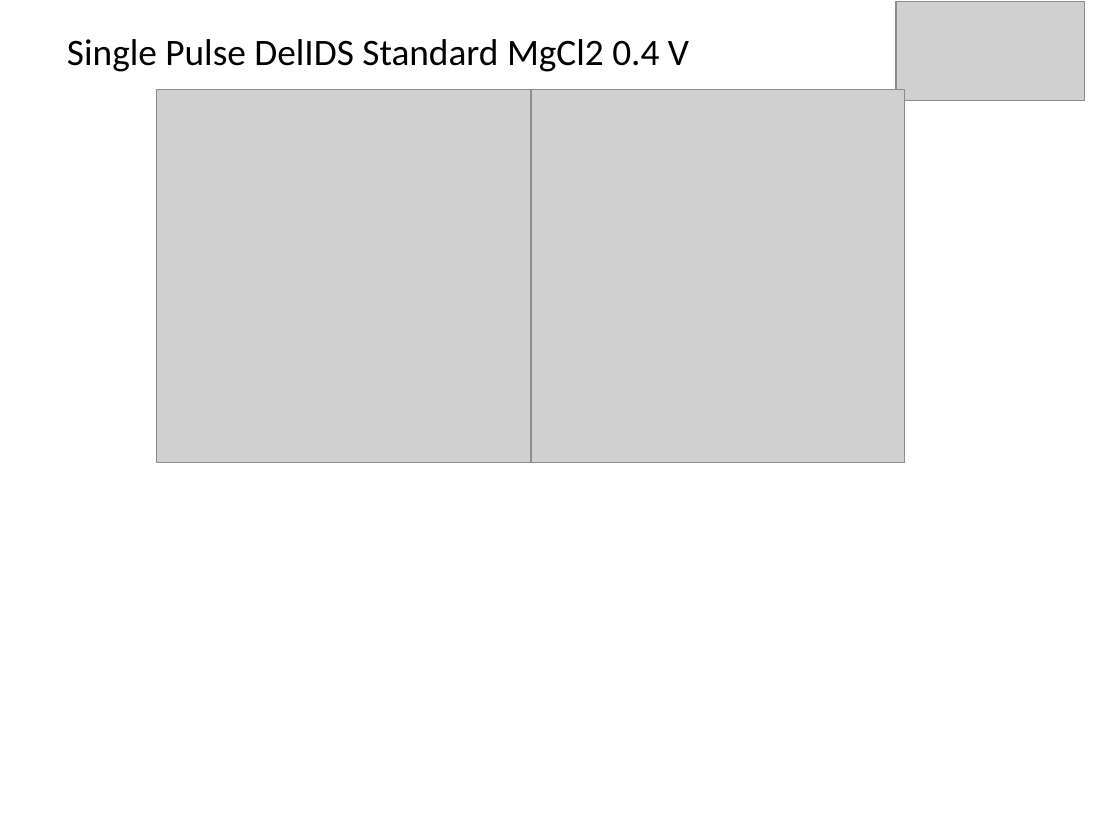
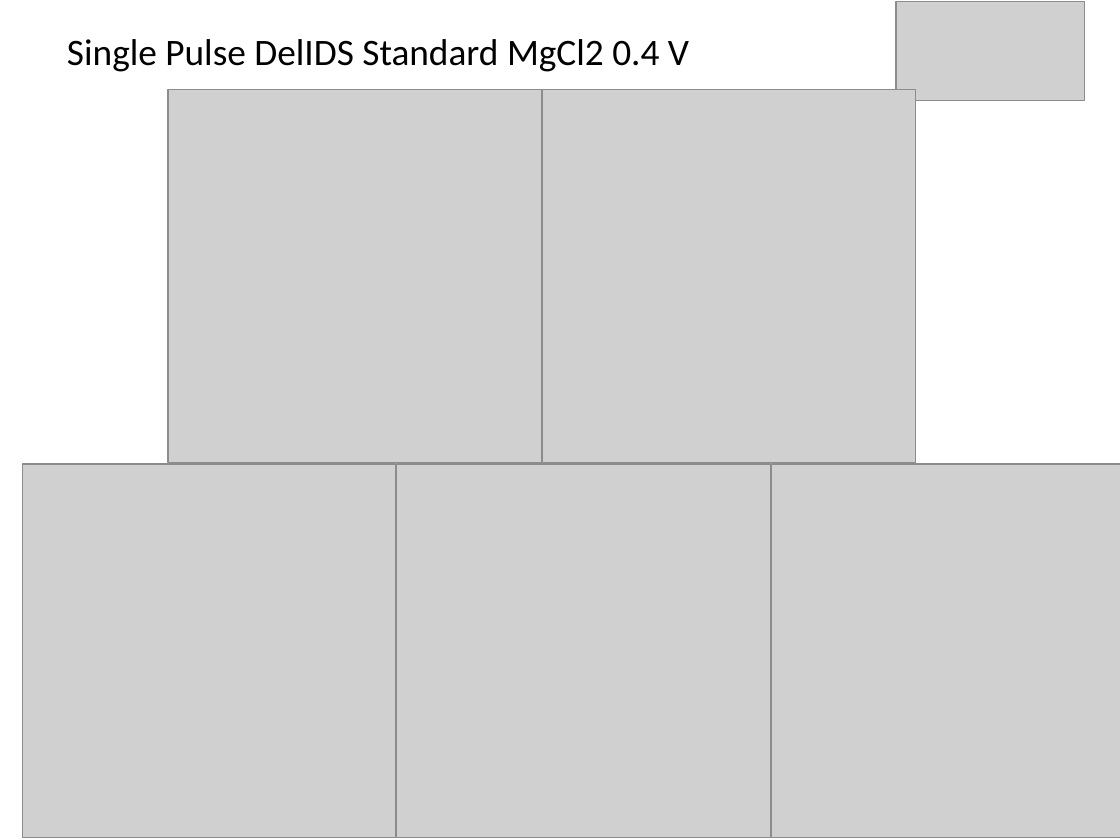
Before and after one commit to Piadista/EGT_data_analysis, a slide deck: slide 9 of Template/Del IDS Single Pulse.pptx (slide 16 before the commit). Drawn at 1120x840 pixels with LibreOffice and Linux fonts; fonts in the diff are those of the drawing; grey boxes stand for pictures. Boxes give left, top, right and bottom in pixels: in the first picture for what was removed or moved away, otherwise in the second. Text is boxed around its words. In the diff, an @@ line names an element or a change of style, - is before the commit and + after.

```diff
--- a/Template/Del IDS Single Pulse.pptx
+++ b/Template/Del IDS Single Pulse.pptx
@@ picture: place and size @@
-picture at (157, 90, 530, 463)
+picture at (168, 90, 541, 463)
@@ picture: place and size @@
-picture at (531, 90, 904, 463)
+picture at (542, 90, 915, 463)
@@ picture added at (22, 464, 395, 837) @@
@@ picture added at (396, 464, 769, 837) @@
@@ picture added at (772, 464, 1120, 837) @@
```
Also in this commit, not shown: 7 other slides changed, 8 slides removed, 7 other files.
